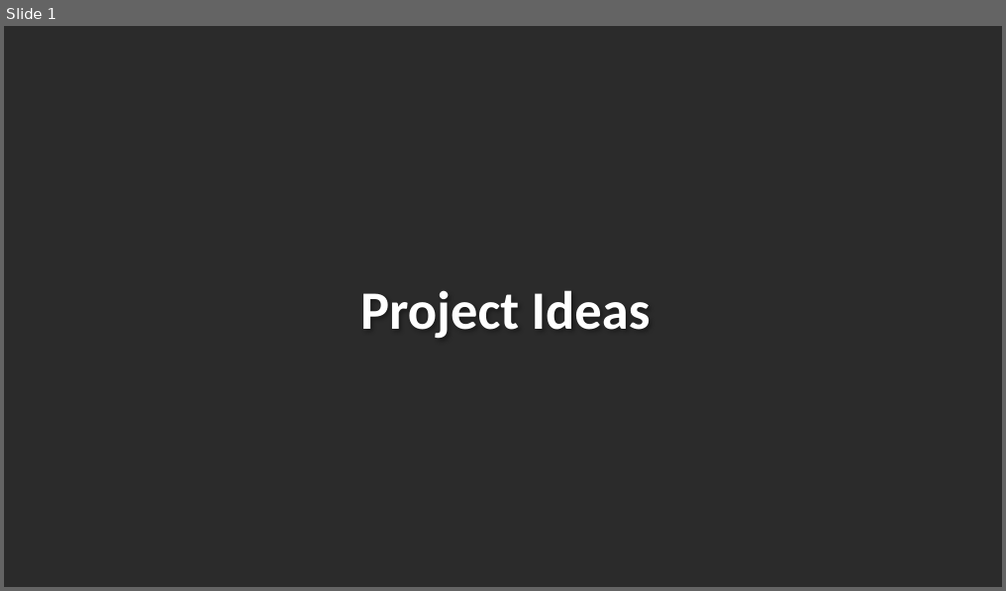
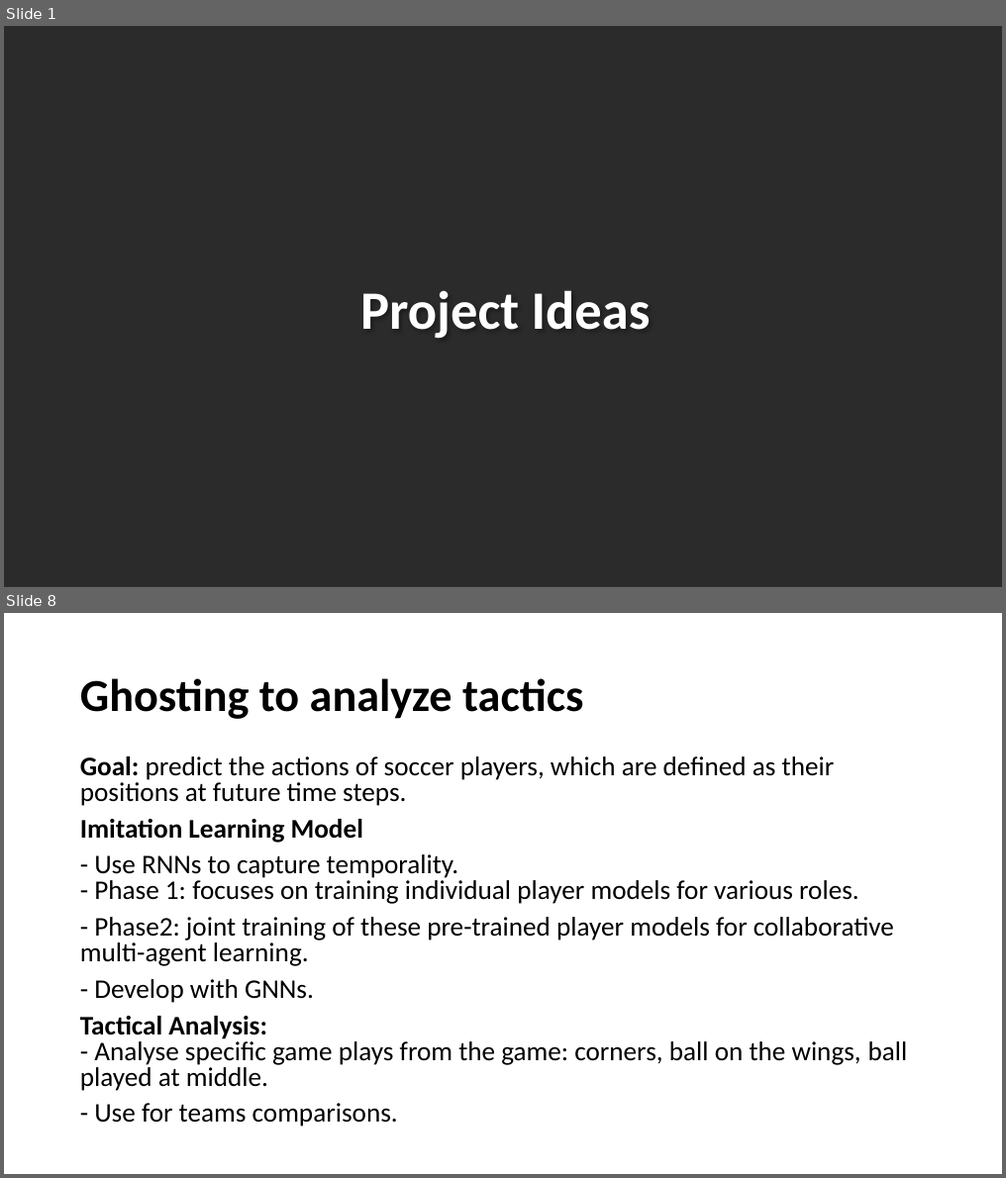
Before and after one commit to Ziolo1999/GNNsFootballEventSpotting, a slide deck: Articles/topic_ideas.pptx. Shown one above the other, each under a label of ours: slide 1 before the commit, slides 1 and 8 after it; the slides between them are not shown. The pictures are 1006x591 and 1006x1178 pixels, drawn with LibreOffice and Linux fonts; fonts in the diff are those of the drawing; background and template pictures are left out; a plain dark background stands for a picture behind light text. Boxes give left, top, right and bottom in pixels: in the first picture for what was removed or moved away, otherwise in the second. Text is boxed around its words. In the diff, an @@ line names an element or a change of style, - is before the commit and + after.

```diff
--- a/Articles/topic_ideas.pptx
+++ b/Articles/topic_ideas.pptx
@@ slide 8 added at box(4, 613, 1002, 1174), background #FFFFFF @@
@@ title added at box(80, 678, 583, 719), 44 pt, text #000000, bold @@
+Ghosting to analyze tactics
@@ text added at box(80, 757, 908, 1127), 25.9 pt, text #000000 @@
+Goal: predict the actions of soccer players, which are defined as their positions at future time steps.
+Imitation Learning Model
+- Use RNNs to capture temporality.
+- Phase 1: focuses on training individual player models for various roles.
+- Phase2: joint training of these pre-trained player models for collaborative multi-agent learning.
+- Develop with GNNs.
+Tactical Analysis:
+- Analyse specific game plays from the game: corners, ball on the wings, ball played at middle.
+- Use for teams comparisons.
```
Also in this commit, not shown: 6 slides changed, 2 other slides added.
